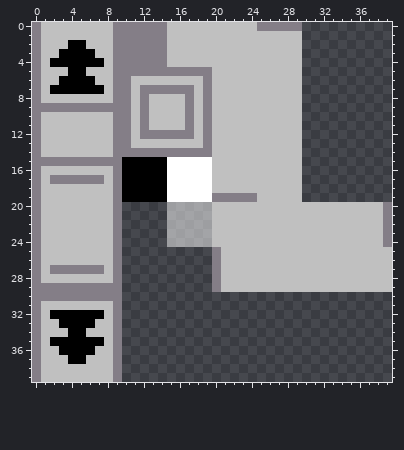
One commit to this pixel-art file: content/images/ase/ui.ase. The first picture shows the starting point.
40x40 pixels, 1 frame.
New version:
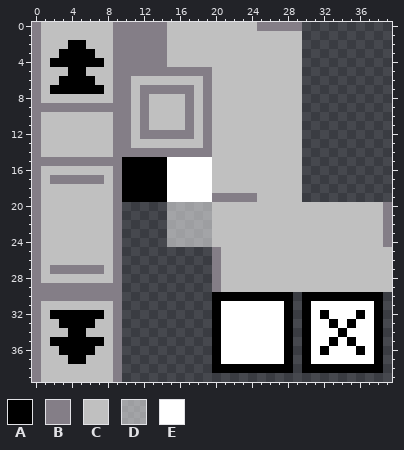
Palette (. is transparent): A #000000  B #847e87  C #c0c0c0  D #ffffff80  E #ffffff
The exact change:
Changed rows in their new state; - is an unchanged pixel.
first column x 20:
30 AAAAAAAAA-AAAAAAAAA
31 AEEEEEEEA-AEEEEEEEA
32 AEEEEEEEA-AEAEEEAEA
33 AEEEEEEEA-AEEAEAEEA
34 AEEEEEEEA-AEEEAEEEA
35 AEEEEEEEA-AEEAEAEEA
36 AEEEEEEEA-AEAEEEAEA
37 AEEEEEEEA-AEEEEEEEA
38 AAAAAAAAA-AAAAAAAAA
Where, in picture pixels (left, top, right, bottom), the same in both pictures:
added: (212, 292, 383, 373)
